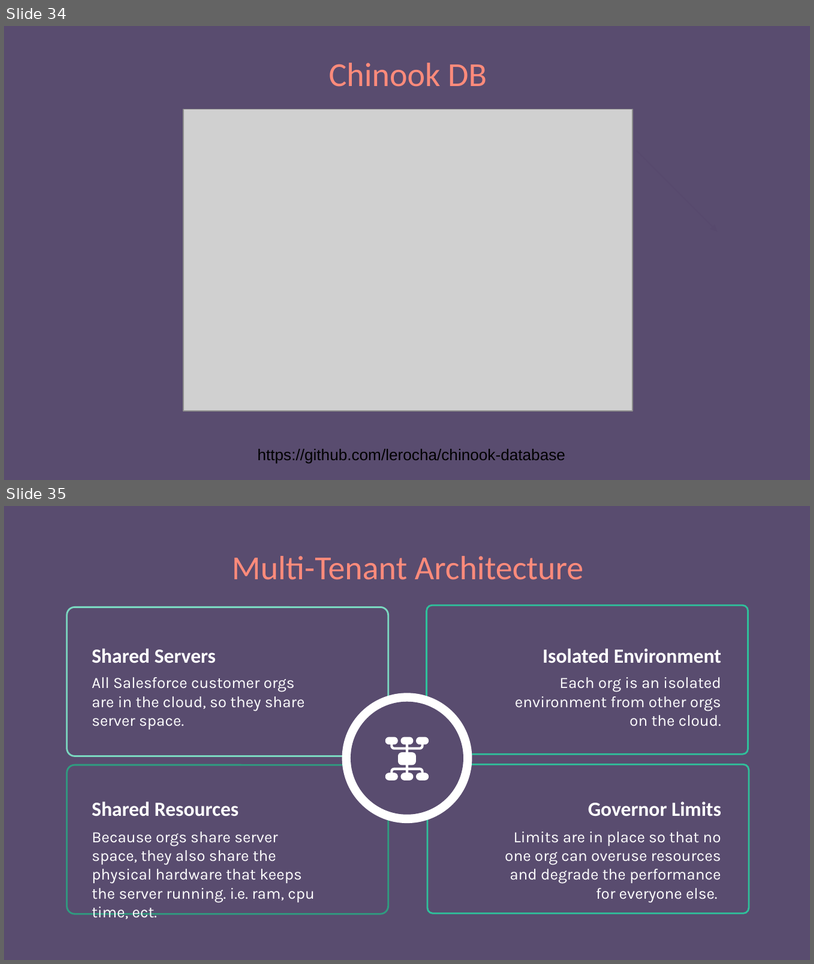
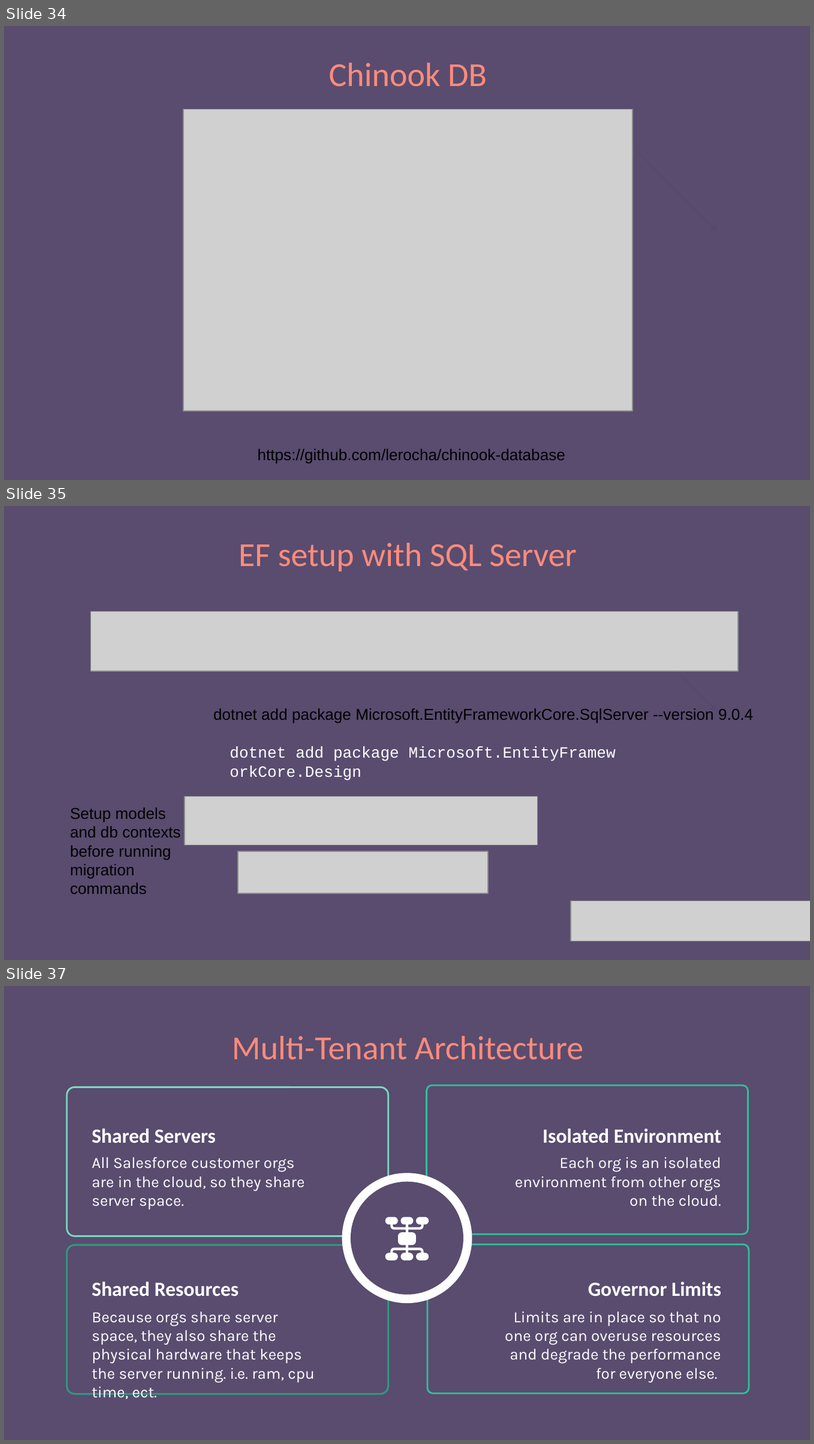
Before and after one commit to 250407-NET-FS/other-trainer-code, a slide deck: Resources-Notes-Ppts/SQL/SQL.pptx. Shown one above the other, each under a label of ours: slides 34 and 35 before the commit, slides 34, 35 and 37 after it; the slides between them are not shown. The pictures are 814x964 and 814x1444 pixels, drawn with LibreOffice and Linux fonts; fonts in the diff are those of the drawing; grey boxes stand for pictures. Boxes give left, top, right and bottom in pixels: in the first picture for what was removed or moved away, otherwise in the second. Text is boxed around its words. In the diff, an @@ line names an element or a change of style, - is before the commit and + after.

```diff
--- a/Resources-Notes-Ppts/SQL/SQL.pptx
+++ b/Resources-Notes-Ppts/SQL/SQL.pptx
@@ slide 35 added at (4,506,810,960), background #594C6F @@
@@ title added at (239,543,577,571), 30 pt, text #FF8B7B @@
+EF setup with SQL Server
@@ picture added at (91,612,738,672) @@
@@ arrow added from (637, 631) to (717, 712), #57496D 0.75 pt @@
@@ text added at (213,708,753,723), 14 pt, text #000000 @@
+dotnet add package Microsoft.EntityFrameworkCore.SqlServer --version 9.0.4
@@ text added at (230,747,616,780), 14 pt, text #FFFFFF @@
+dotnet add package Microsoft.EntityFrameworkCore.Design
@@ text added at (70,807,180,894), 14 pt, text #000000 @@
+Setup models and db contexts before running migration commands
@@ picture added at (185,796,538,844) @@
@@ picture added at (238,851,488,893) @@
@@ picture added at (571,900,810,940) @@
@@ what was slide 35 is now slide 37 @@
```
Also in this commit, not shown: 1 slide changed, 1 other slide added, 16 other files.
